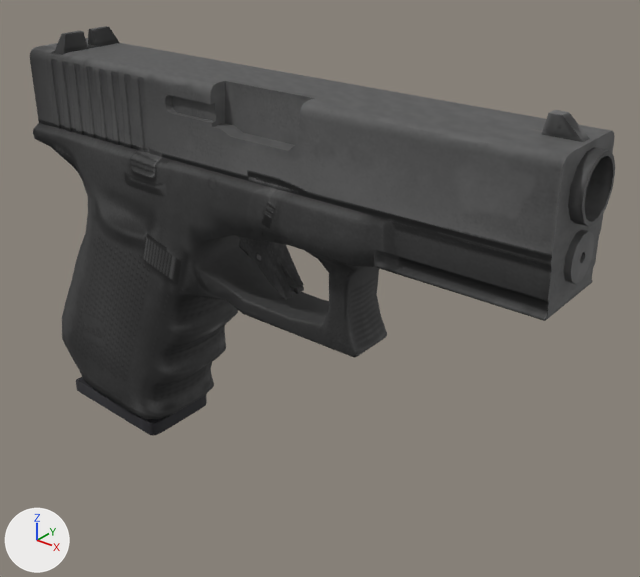
Before and after pictures for a commit that changed the OBJ model FPS/FPS/Assets/Weapons/pistol/pistol_000042.obj.
Before and after are seen from a 50 mm camera at (0.655, -0.715, 0.463) aimed at (0.02, 0.078, -0.029). Lighting does not change. The marker at lower left points along +X, +Y and +Z. Where no turn or scale is listed for an object, it has been applied to the vertices.
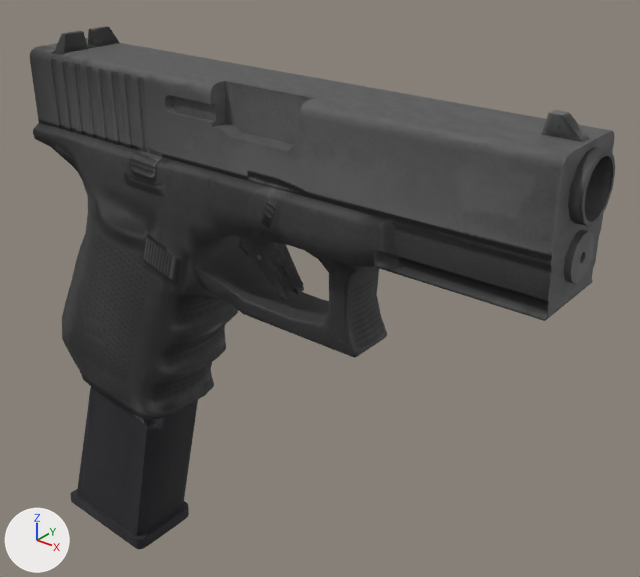
The newer file is also rescaled (x0.829), turned or shifted as a whole; pictures and numbers use the older file's frame.

Location of each change, (x1, y1, x2, y2) in pixels of the pictures (640 x 577 px):
'Object003', mesh moved
    before: (76, 377, 207, 436)
    after: (70, 387, 198, 549)

What the commit changed:
me_object003 has 114 vertices, 122 faces and spans x -0.34..-0.072, y -0.057..0.053, z -0.268..0.145.
me_object003 is used by ob_object003; location (0.0, 0.0, 0.0).
me_object003 part 1: the whole mesh is moved by (-0.06, 0.0, -0.241).
